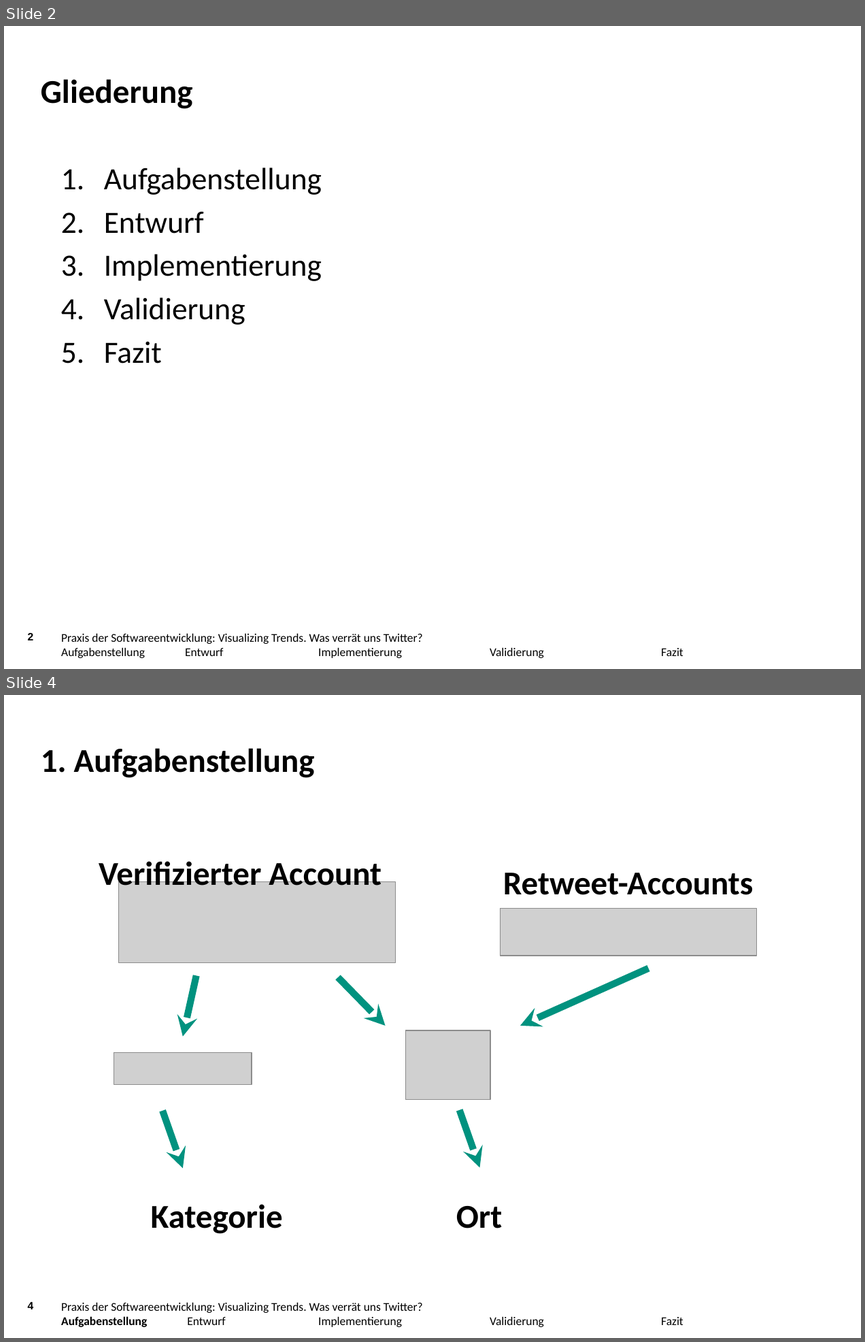
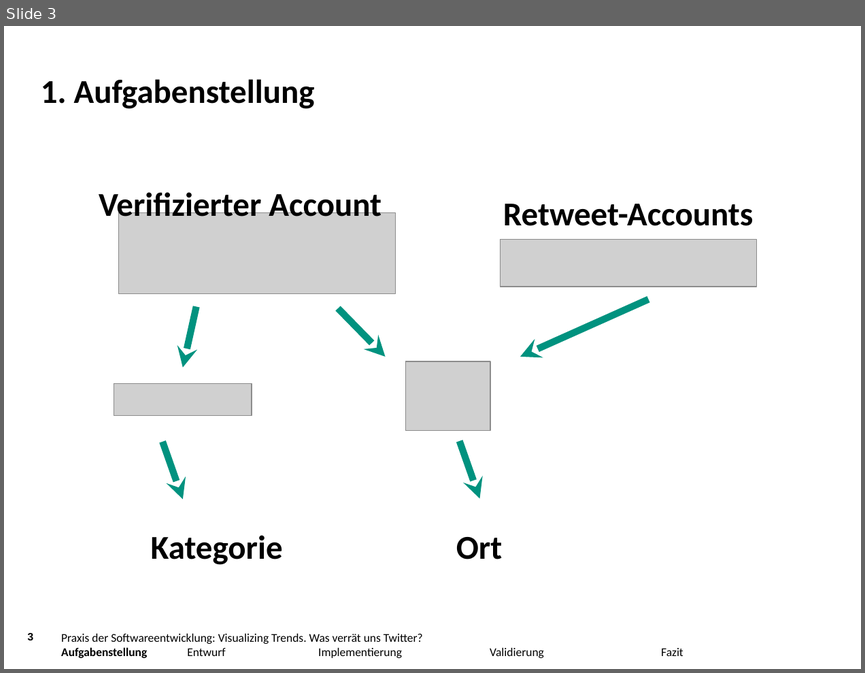
Before and after one commit to jaasmiin/twitterPSE, a slide deck: doc/abschlusspräsentation/pres.pptx. Shown one above the other, each under a label of ours: slides 2 and 4 before the commit, slide 3 after it; the slides between them are not shown. The pictures are 865x1342 and 865x673 pixels, drawn with LibreOffice and Linux fonts; fonts in the diff are those of the drawing; grey boxes stand for pictures; background and template pictures are left out. Boxes give left, top, right and bottom in pixels: in the first picture for what was removed or moved away, otherwise in the second. Text is boxed around its words. In the diff, an @@ line names an element or a change of style, - is before the commit and + after.

```diff
--- a/doc/abschlusspräsentation/pres.pptx
+++ b/doc/abschlusspräsentation/pres.pptx
@@ slide 2 removed at [4,26,861,669], background picture (left out); not listed: 1 template element that a slide beside it also shows @@
@@ title removed at [41,79,193,109] @@
-Gliederung
@@ text removed at [104,167,322,363] @@
-1. Aufgabenstellung
-2. Entwurf
-3. Implementierung
-4. Validierung
-5. Fazit
@@ text removed at [61,633,683,658] @@
-Praxis der Softwareentwicklung: Visualizing Trends. Was verrät uns Twitter?
-Aufgabenstellung Entwurf Implementierung Validierung Fazit
@@ what was slide 4 is now slide 3 @@
@@ page number at [28,633,34,640]: text changed @@
-4
+3
```
Also in this commit, not shown: 4 slides changed, 13 other files.
